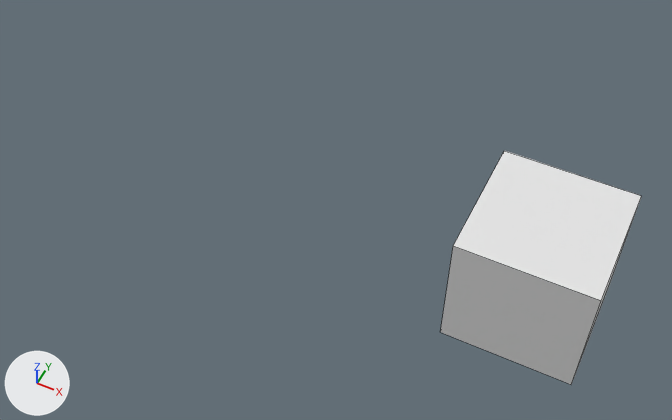
The Blender file btg_entity_importer/demo/demo_scene.blend, before and after one commit.
Both versions are drawn from a 50 mm lens placed at (2.63, -8.72, 10.49), pointed at (-1.68, -0.08, -0.3). Every picture has the same lights, and +X, +Y and +Z are marked at lower left. Mesh edges are drawn as thin lines. Objects named as collision shapes, trigger or cutter boxes, shadow casters or lower levels of detail are left out.

Script lines for the objects in view, before the commit:
```python
me_cube = bpy.data.meshes.new('Cube')
me_cube.from_pydata(...)  # a box spanning x -1.0..1.0, y -1.0..1.0, z -1.0..1.0
ob_cube_col = bpy.data.objects.new('Cube-col', me_cube)
ob_cube_col.parent = ob_btgexample0
ob_cube_col.matrix_parent_inverse = Matrix(((1.0, 0.0, 0.0, -1.5), (0.0, 1.0, 0.0, 0.0), (0.0, 0.0, 1.0, 0.0), (0.0, 0.0, 0.0, 1.0)))
ob_cube_col.location = (1.5, 0.0, 0.0)
```
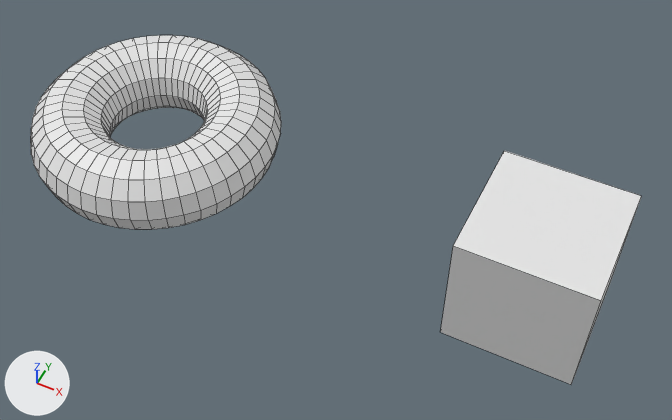
Boxes [x1, y1, x2, y2] around the edits, measured in the pictures (672 x 420 px):
'BTGMeshExample', added
    after: [31, 35, 281, 229]

What the commit changed:
Mesh me_torus is new.
It is a torus around z (ring radius 1.4, tube radius 0.63) spanning x -2.03..2.03, y -2.03..2.03, z -0.63..0.63.
Object 'BTGMeshExample' (ob_btgmeshexample) is new; it shows me_torus.
Its location is (-5.0, 0.0, 0.0).
